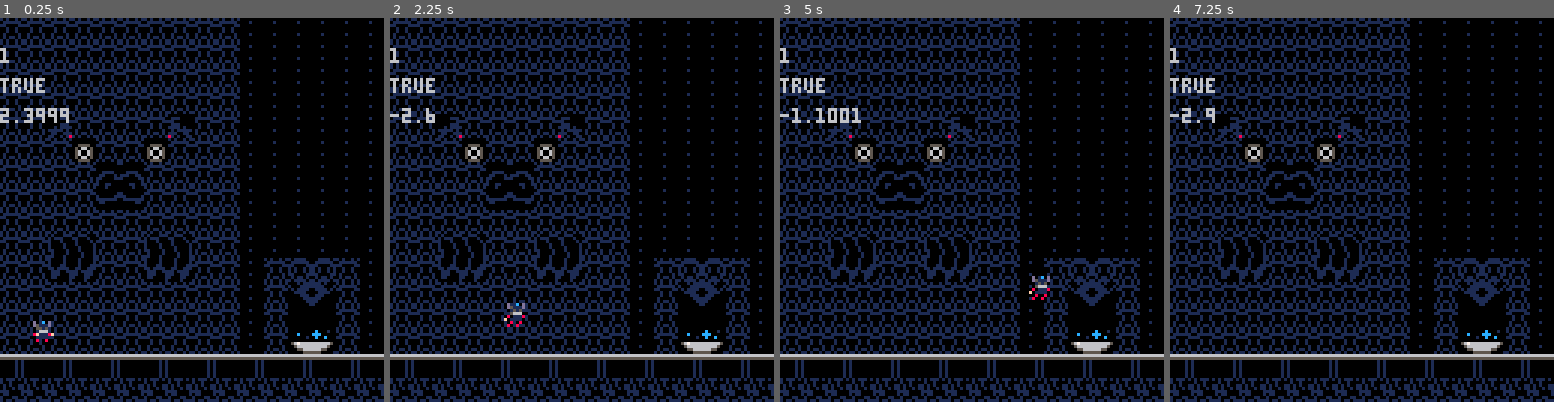
Above: before the commit, frames 1-4 (left to right).
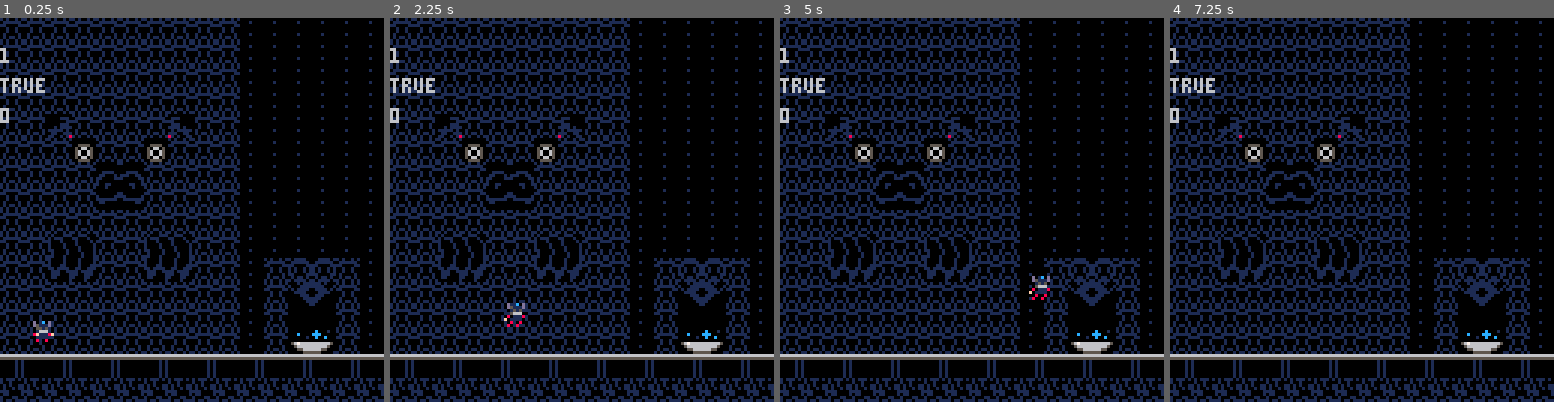
Above: after the commit, the same moments.

Repository: han-sen/pico-8-tests
Game: PICO-8 cartridge platformer.p8
Two runs of this game, one before a commit and one after it. Both use one fixed random seed, a clock stepped at 60 frames per second and the inputs below.
Inputs:
- Up to frame 1 (0.25 s): no input
- Up to frame 2 (2.25 s): hold Right 1.6-2.1 s; hold Up from 2.15 s (still down)
- Up to frame 3 (5 s): release Up at 2.42 s; hold Right 2.47-3.03 s; hold Left 3.08-3.58 s; hold Right 4.02-4.68 s; hold Up from 4.73 s (still down)
- Up to frame 4 (7.25 s): release Up at 5.03 s; hold Left 5.08-5.68 s; hold Right 6.08-6.58 s; hold Right 6.63-7.13 s; hold Up from 7.18 s (still down)

The runs differ from the first frame. In frame 1, 0.3% of the frame differs, in the area x 0-18%, y 23-28%; in frame 2, 0.2%; in frame 3, 0.4%, in the area x 0-22%, y 23-28%; in frame 4, 0.2%.

Commit message:
added ghost draw function

Diff:
--- a/platformer.p8
+++ b/platformer.p8
@@ -10,6 +10,7 @@
 -- 4 Boost tiles
 
 function _init()
+	-- music(1)
 	player = {
 		x = 10,
 		y = 90,
@@ -71,13 +72,13 @@
 				active = false
 			},
 			{
-				x = 16,
+				x = 24,
 				y = 24,
 				active = false
 			},
 			{
-				x = 64,
-				y = 88,
+				x = 56,
+				y = 80,
 				active = false
 			}
 		}
@@ -92,8 +93,9 @@
 		current_level = 1,
 		level_size = 128,
 		map_start = 0,
-		map_end = 128
+		map_end = 128,
 	}
+	ghosts = {}
 end
 
 function _update()
@@ -112,6 +114,7 @@
 	map(0, 0)
 	draw_game_key()
 	draw_fountains()
+	draw_ghosts()
 	draw_player()
 	draw_debug()
 end
@@ -120,7 +123,8 @@
 function draw_debug()
 	print(world.current_level, 128 * (world.current_level - 1), 10)
 	print(fountains.loc[world.current_level].active, 128 * (world.current_level - 1), 20)
-	print(player.dy, 128 * (world.current_level - 1), 30)
+	-- print(player.dy, 128 * (world.current_level - 1), 30)
+	print(#ghosts, 128 * (world.current_level - 1), 30)
 end
 
 -- UTILITY FUNCTIONS
@@ -135,7 +139,7 @@
 	or map_collide(player, "right", 3)
 	or map_collide(player, "left", 3) then -- if they touch level key
 		if not game_keys.loc[level].found then -- play sound
-			sfx(7)
+			-- sfx(7)
 		end
 		fountains.loc[level].active = true
 		game_keys.loc[level].found = true
@@ -156,10 +160,11 @@
 function check_dmg() -- check if on enemy tile
 	if map_collide(player, 'right', 1)
 	or map_collide(player, 'left', 1) then
+		add_ghost()
 		player.sprite = 48
 		player.dx = 0
 		player.dy = 0
-		sfx(8)
+		-- sfx(8)
 		-- return player to starting position
 		player.x = 10 + ((world.current_level - 1) * world.level_size)
 		player.y = 90
@@ -168,6 +173,8 @@
 		game_keys.loc[world.current_level].found = false
 	end
 end
+
+-- DRAW FUNCTIONS
 
 function game_key_animate()
 	if time() - game_keys.anim > 0.3 then
@@ -197,6 +204,25 @@
 		spr(fountains.sp2, g_x + 8, g_y, 1, 1, false)
 	end
 end
+
+function draw_player()
+	spr(player.sprite,player.x,player.y, player.size, player.size, player.flipped)
+end
+
+function add_ghost()
+	local x = player.x
+	local y = player.y
+	ghosts[#ghosts+1] = { x = x, y = y } -- push new ghost obj to table
+end
+
+function draw_ghosts()
+	if #ghosts > 0 then
+		local ghost = ghosts[#ghosts] -- get most recent ghost
+		spr(48, ghost.x, ghost.y, 1, 1, false)
+	end
+end
+
+-- UPDATE FUNCTIONS
 
 function player_update()
 	player.dy += world.gravity
@@ -288,10 +314,6 @@
 			end
 		end
 	end
-end
-
-function draw_player()
-	spr(player.sprite,player.x,player.y, player.size, player.size, player.flipped)
 end
 
 function map_collide(obj, dir, flag)
@@ -389,35 +411,35 @@
 
 
 __gff__
-0008040000000000000001000000000000010100000808080800000100000000020000000000000000000000000000000001010100000000000000000000000000000000000000000000000000000000000000000000000000000000000000001000000000000000000000000000000000000000000000000000000000000000
+0008040000000000000001000000000000010100000808080800000100000000020200000000000000000000000000000001010101000000000000000000000000000000000000000000000000000000000000000000000000000000000000001000000000000000000000000000000000000000000000000000000000000000
 0000000000000000000000000000000000000000000000000000000000000000000000000000000000000000000000000000000000000000000000000000000000000000000000000000000000000000000000000000000000000000000000000000000000000000000000000000000000000000000000000000000000000000
 __map__
-0e0e0e0e0e0e0e0e0e0e2222222222220a0a0a0a0a0a0a0a0a0a0a0a0a0a0a1b000013140000000000000000000000000000000000000000000000000000000000000000000000000000000000000000000000000000000000000000000000000000000000000000000000000000000000000000000000000000000000000000
+0e0e0e0e0e0e0e0e0e0e2222222222220a0a0a0a0a0a0a0a0a0a0a0a0a0a0a1b000013140000000000000000000000000a0a0a0a0a0a0a0a0a0a0a0a0a0a0a0a00000000000000000000000000000000000000000000000000000000000000000000000000000000000000000000000000000000000000000000000000000000
 0e0e0e0e0e0e0e0e0e0e2222222222221b1f0000000000000000000000001f1b0000393a0000000000000000000022220000000000000000000000000000000000000000000000000000000000000000000000000000000000000000000000000000000000000000000000000000000000000000000000000000000000000000
 0e0e0e0e0e0e0e0e0e0e2222222222221b00000000000000000000000000001b002200002200000000000000002222220000000000000000000000000000000000000000000000000000000000000000000000000000000000000000000000000000000000000000000000000000000000000000000000000000000000000000
-0e0e0e0e0e0e0e0e0e0e2222222222221b0000000000000000002b2c0000001b202202022200000000000000000022220000000000000000000000000000000000000000000000000000000000000000000000000000000000000000000000000000000000000000000000000000000000000000000000000000000000000000
-0e2b130e0e0e0e142c0e2222222222221b000000000000000022393a2200000a0a0a0a0a0a20000000000000000000000000000000000000000000000000000000000000000000000000000000000000000000000000000000000000000000000000000000000000000000000000000000000000000000000000000000000000
-0e0e0e050e0e050e0e0e2222222222221b00000000000000222200002222001b00000000000a000000000000000000000000000000000a0a0a0a00000000000000000000000000000000000000000000000000000000000000000000000000000000000000000000000000000000000000000000000000000000000000000000
-0e0e0e0e1d1e0e0e0e0e2222222222221b00000020200000222202022222001b0000000000000a000020000000000000000000200a0a000000000a0a0000000000000000000000000000000000000000000000000000000000000000000000000000000000000000000000000000000000000000000000000000000000000000
-0e0e0e0e2d2e0e0e0e0e2222222222221b0000000a0a0a0a0a0a0a0a0a0a0a1b00002222000000600032323233000000000000200a0000272800000a0000000000000000000000000000000000000000000000000000000000000000000000000000000000000000000000000000000000000000000000000000000000000000
+0e0e0e0e0e0e0e0e0e0e2222222222221b0000000000000000002b2c0000001b202202022200000000000000000022222000000000343300000000000000000000000000000000000000000000000000000000000000000000000000000000000000000000000000000000000000000000000000000000000000000000000000
+0e2b130e0e0e0e142c0e2222222222221b000000000000000022393a2200000a0a0a0a0a0a20000000000000000000000000000000033100010000000000000000000000000000000000000000000000000000000000000000000000000000000000000000000000000000000000000000000000000000000000000000000000
+0e0e0e050e0e050e0e0e2222222222221b00000000000000222200002222001b00000000000a000000000000000000000000000060030a0a0a0a00000000000000000000000000000000000000000000000000000000000000000000000000000000000000000000000000000000000000000000000000000000000000000000
+0e0e0e0e1d1e0e0e0e0e2222222222221b00000020200000222202022222001b0000000000000a000020000000000000000000210a0a000000000a0a0000000000000000000000000000000000000000000000000000000000000000000000000000000000000000000000000000000000000000000000000000000000000000
+0e0e0e0e2d2e0e0e0e0e2222222222221b0000000a0a0a0a0a0a0a0a0a0a0a1b00002222000000600034323233000000000000210a0000272800000a0000000000000000000000000000000000000000000000000000000000000000000000000000000000000000000000000000000000000000000000000000000000000000
 0e0e0e0e0e0e0e0e0e0e2222222222221b00000000000000000000000000001b00222222220000030000000000000000000000000a002937382a000a0000000000000000000000000000000000000000000000000000000000000000000000000000000000000000000000000000000000000000000000000000000000000000
-0e0e25260e0e25260e0e2222222222221b61000000000000000000000000001b00002222000000030000000000000000600a00000a00221f1f22000a0000000000000000000000000000000000000000000000000000000000000000000000000000000000000000000000000000000000000000000000000000000000000000
-0e0e35360e0e35360e0e220e292a0e220a600a0a0a0a0a0a000000000100201b00000000000000030000000001000060000000000a0022000022000a0000000000000000000000000000000000000000000000000000000000000000000000000000000000000000000000000000000000000000000000000000000000000000
-0e0e0e0e0e0e0e0e0e0e220e393a0e2200000000000000000a0000000a0a0a0a0000000000003232330000000032330a000000000a0012121212000a0000000000000000000000000000000000000000000000000000000000000000000000000000000000000000000000000000000000000000000000000000000000000000
-0e0e0e0e0e0e0e0e0e0e220e00000e22000000000000000000000032330a0a0a00000000000000030000000000000003000000000a000000000000000000000000000000000000000000000000000000000000000000000000000000000000000000000000000000000000000000000000000000000000000000000000000000
-0e0e0e0e0e0e0e0e0e0e220e02020e22000000000000000000003232310a0a0a00000000600000030000600000000003000000000a000000000000000000000000000000000000000000000000000000000000000000000000000000000000000000000000000000000000000000000000000000000000000000000000000000
+0e0e25260e0e25260e0e2222222222221b61000000000000000000000000001b00002222000000030000000000000000600000000a00221f1f22000a0a00000000000000000000000000000000000000000000000000000000000000000000000000000000000000000000000000000000000000000000000000000000000000
+0e0e35360e0e35360e0e220e292a0e220a600a0a0a0a0a0a000000000100201b00000000000000030000000001000060000000000a002200002200000000000000000000000000000000000000000000000000000000000000000000000000000000000000000000000000000000000000000000000000000000000000000000
+0e0e0e0e0e0e0e0e0e0e220e393a0e2200000000000000000a0000000a0a0a0a0000000000003432330000000034330a000000000a003432323300000000000000000000000000000000000000000000000000000000000000000000000000000000000000000000000000000000000000000000000000000000000000000000
+0e0e0e0e0e0e0e0e0e0e220e00000e22000000000000000000000034330a0a0a00000000000000030000000000000003000000000a000000000000000000000000000000000000000000000000000000000000000000000000000000000000000000000000000000000000000000000000000000000000000000000000000000
+0e0e0e0e0e0e0e0e0e0e220e02020e22000000000000000000003432310a0a0a00000000600000030000600000000003000000000a202020202020600000000000000000000000000000000000000000000000000000000000000000000000000000000000000000000000000000000000000000000000000000000000000000
 111211121112111211121112111211120a0a0a0a0a0a0a0a0a0a0a0a0a0a0a0a0a0a0a00000000030000000000000003000000600a0a0a0a0a0a0a0a0a0a0a0a00000000000000000000000000000000000000000000000000000000000000000000000000000000000000000000000000000000000000000000000000000000
-0a0a0a0a0a0a0a0a0a0a0a0a0a0a0a0a0a0a0a0a0a0a0a0a0a0a0a0a0a0a0a0a0a0a0a202020202020202020202020200a0a0a0a0a0a0a0a0a0a0a0a0000000000000000000000000000000000000000000000000000000000000000000000000000000000000000000000000000000000000000000000000000000000000000
-…(13 lines of a section not shown)…
+0a0a0a0a0a0a0a0a0a0a0a0a0a0a0a0a0a0a0a0a0a0a0a0a0a0a0a0a0a0a0a0a0a0a0a202020202020202020202020200a0a0a0a0a0a0a0a0a0a0a0a0a0a0a0a00000000000000000000000000000000000000000000000000000000000000000000000000000000000000000000000000000000000000000000000000000000
+…(13 lines of a section not shown)…
Not shown, changed: 21 lines of the sprite sheet (__gfx__) section of platformer.p8
